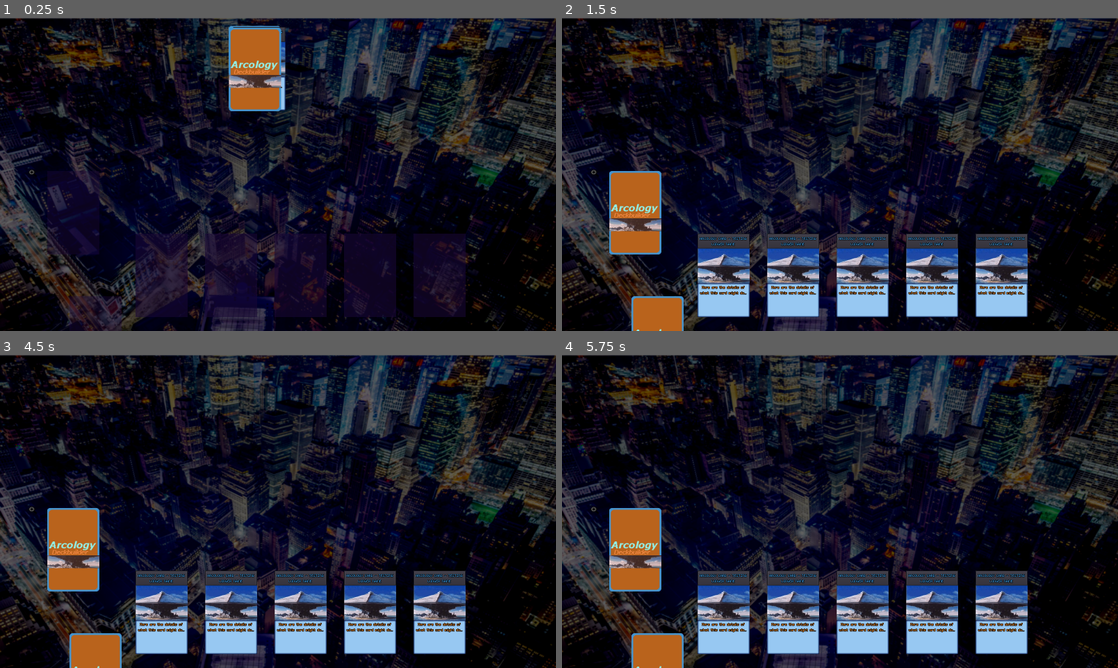
Above: before the commit, frames 1-4 (two rows, left to right).
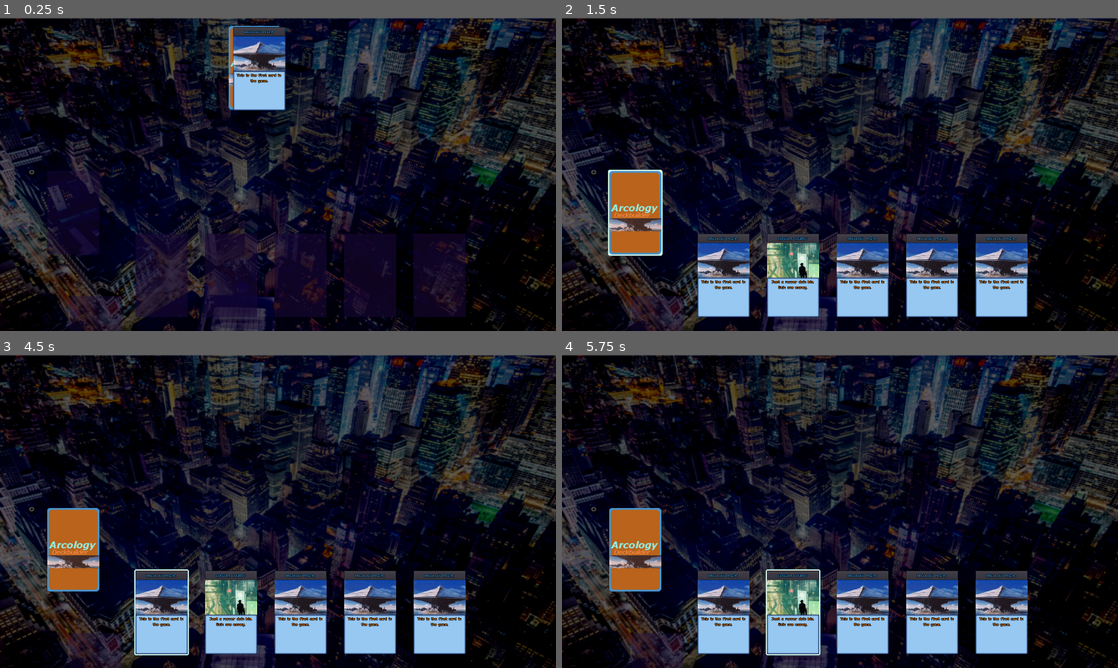
Above: after the commit, the same moments.

Repository: dancraig1985/arcology-deckbuilder
Game: Godot game, scene res://core/scenes/main.tscn
The game is run twice, just before and just after one commit, with the same random seed, the same clock (stepped at 60 frames per second) and the same inputs.
Inputs (mouse positions are in pixels of both pictures, inside the frame that each line leads up to):
- Up to frame 1 (0.25 s): no input
- Up to frame 2 (1.5 s): move the mouse to (756, 115) at 0.52 s; tap Enter at 1.25 s; move the mouse to (634, 212) at 1.27 s
- Up to frame 3 (4.5 s): tap Space at 2, 3.5 s; tap Enter at 2.75, 4.25 s; move the mouse to (161, 611) at 4.27 s
- Up to frame 4 (5.75 s): tap Space at 5 s; move the mouse to (795, 611) at 5.02 s

The runs differ from the first frame. In frame 1, 2.5% of the frame differs, in the area x 41-52%, y 3-30%; in frame 2, 7.7%, in the area x 8-84%, y 48-100%; in frame 3, 7.7%; in frame 4, 7.7%.

Commit message:
Fix card highlight and card_data_updated signal

Diff:
--- a/core/classes/stack_machine/states/cards/st_card_move_to_pos.gd
+++ b/core/classes/stack_machine/states/cards/st_card_move_to_pos.gd
@@ -12,7 +12,6 @@
 
 # Run once when the state starts
 func on_start():
-	print_debug("card starting move at pos: " + str(host.position))
 	var target_position = args.target_position
 	var node_tween = host.node_card_tween
 	state_env.node_tween = node_tween
--- a/core/scenes/card.gd
+++ b/core/scenes/card.gd
@@ -1,3 +1,4 @@
+class_name Card
 extends Node2D
 
 signal card_data_updated(card)
@@ -7,8 +8,8 @@
 
 var is_facedown: bool = false
 
-# Gotta be a better way to find this node
-onready var node_dealer := get_tree().get_root().find_node("Dealer")
+# Assigned on creation by Dealer
+onready var node_dealer: Node
 
 onready var node_card_collision:= $CardCollision
 onready var node_highlight_mouse := $HighlightMouse
@@ -38,6 +39,7 @@
 
 func import_card_data_from_dict(imported_card_data: Dictionary) -> void:
 	card_data = imported_card_data
+	print_debug("Import Card data card data: " + str(card_data))
 	emit_signal("card_data_updated", self)
 
 
@@ -65,6 +67,7 @@
 
 
 func _on_card_data_updated(card) -> void:
+	print_debug("Card data update event: " + str(card_data))
 	node_card_name.text = card_data["Card Name"]
 	node_card_art.texture = load("res://assets/art/card_art/" + card_data["Card Art"] + ".png")
 	node_card_text.text = card_data["Card Text"]
--- a/core/scenes/card.tscn
+++ b/core/scenes/card.tscn
@@ -137,7 +137,6 @@
 [node name="CardCollision" type="Area2D" parent="."]
 
 [node name="CollisionShape2D" type="CollisionShape2D" parent="CardCollision"]
-visible = false
 position = Vector2( 75, 120 )
 shape = SubResource( 3 )
 
--- a/core/scenes/dealer.gd
+++ b/core/scenes/dealer.gd
@@ -24,11 +24,7 @@
 		spawn_card_to_deck("Arcology Prime", node_player_hand)
 		spawn_card_to_deck("Arcology Prime", node_player_hand)
 		spawn_card_to_deck("Arcology Prime", node_player_hand)
-		spawn_card_to_deck("Arcology Prime", node_player_hand)
-		spawn_card_to_deck("Console Cowboy", node_player_hand)
-		spawn_card_to_deck("Arcology Prime", node_player_hand)
-		spawn_card_to_deck("Arcology Prime", node_player_hand)
-		spawn_card_to_deck("Arcology Prime", node_player_hand)
+
 
 		spawn_card_to_deck("Arcology Prime", node_player_deck)
 		spawn_card_to_deck("Console Cowboy", node_player_deck)
@@ -42,7 +38,9 @@
 func instance_card(card_name: String = "Template") -> Node:
 	var card_node = CardScene.instance()
 	var card_data = DealerCardLibrary.get_card_data(card_name)
+	add_child(card_node) # add to tree to trigger _ready()
 	card_node.import_card_data_from_dict(card_data)
+	card_node.node_dealer = self
 	Audio.play("EarningMoney")
 	print_debug("Card instanced at: " + str(card_node.position))
 	return card_node
@@ -50,12 +48,13 @@
 
 func spawn_card_to_deck(card_name: String, target_deck: Deck) -> void:
 	var card_node = instance_card(card_name)
+	card_node.get_parent().remove_child(card_node)
 	card_node.position = $SpawnSpot.position
 	target_deck.add_card(card_node)
 
 
-func add_card_highlight_mouse_candidate(card: Node) -> void:
-	card_highlight_mouse_candidates.append(card)
+func add_card_highlight_mouse_candidate(candidate_card: Node) -> void:
+	card_highlight_mouse_candidates.append(candidate_card)
 
 func remove_card_highlight_mouse_candidate(card: Node) -> void:
 	var found_index = card_highlight_mouse_candidates.find(card)
--- a/core/scenes/deck.gd
+++ b/core/scenes/deck.gd
@@ -25,6 +25,9 @@
 func remove_card(card_to_remove: Node) -> void:
 	node_cards.remove_child(card_to_remove)
 
+func move_card_to_deck(move_card: Node) -> void:
+	pass
+
 func refresh_card_positions() -> void:
 	var card_spots = node_card_spots.get_children()
 	var cards = node_cards.get_children()
--- a/project.godot
+++ b/project.godot
@@ -9,6 +9,11 @@
 config_version=4
 
 _global_script_classes=[ {
+"base": "Node2D",
+"class": "Card",
+"language": "GDScript",
+"path": "res://core/scenes/card.gd"
+}, {
 "base": "Node",
 "class": "CardLibrary",
 "language": "GDScript",
@@ -25,6 +30,7 @@
 "path": "res://core/classes/stack_machine/stack_machine_state.gd"
 } ]
 _global_script_class_icons={
+"Card": "",
 "CardLibrary": "",
 "Deck": "",
 "StackMachineState": ""
Not shown, added: assets/concept/fullscreen_mockup.pdn
